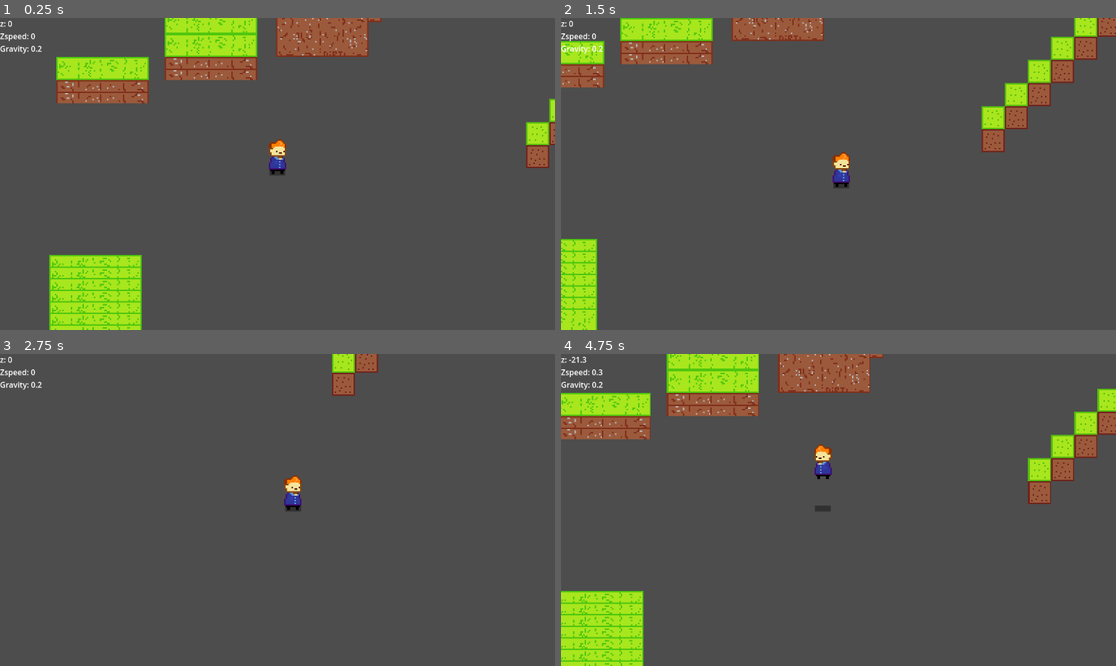
Above: before the commit, frames 1-4 (two rows, left to right).
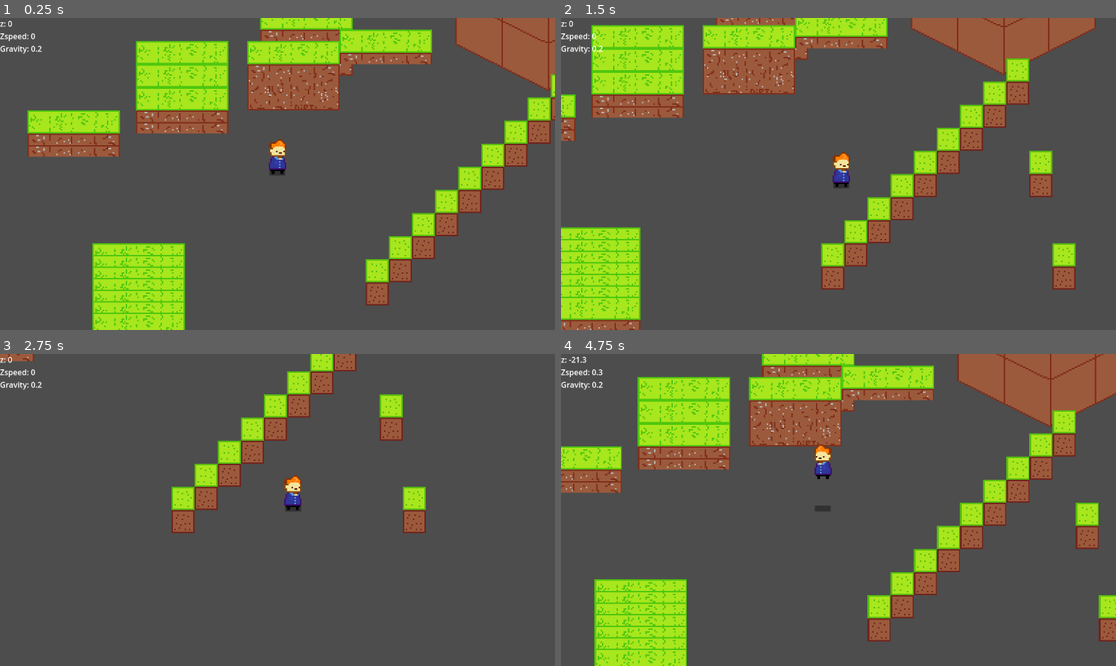
Above: after the commit, the same moments.

Repository: vitor-luis3301/Godot-Top-Down-Platformer
Game: Godot game, scene res://Scenes/main.tscn
Two runs of this game, one before a commit and one after it. Both use one fixed random seed, a clock stepped at 60 frames per second and the inputs below.
Inputs:
- Up to frame 1 (0.25 s): no input
- Up to frame 2 (1.5 s): tap Enter (ui_accept) at 0.5, 0.77 s; hold Right (ui_right) 0.53-1.28 s; hold Down (ui_down) from 1.28 s (still down)
- Up to frame 3 (2.75 s): tap Enter (ui_accept) at 1.52 s; release Down (ui_down) at 2.03 s; hold Right (ui_right) from 2.03 s (still down)
- Up to frame 4 (4.75 s): release Right (ui_right) at 2.78 s; hold Up (ui_up) 2.78-3.53 s; tap Enter (ui_accept) at 3.02, 3.77, 4.52 s; hold Left (ui_left) from 3.53 s (still down)

The runs differ from the first frame. In frame 1, 31% of the frame differs, in the area x 4-100%, y 0-100%; in frame 2, 28%; in frame 3, 6.4%; in frame 4, 34%, in the area x 0-100%, y 0-100%.

Commit message:
Update main.tscn
Added an Isometric cube for testing purposes

Diff:
--- a/Scenes/main.tscn
+++ b/Scenes/main.tscn
@@ -1,10 +1,11 @@
-[gd_scene load_steps=9 format=3 uid="uid://cyhc1kiao3mjr"]
+[gd_scene load_steps=10 format=3 uid="uid://cyhc1kiao3mjr"]
 
 [ext_resource type="Script" path="res://Scenes/main.gd" id="1_2dq2h"]
 [ext_resource type="Texture2D" uid="uid://dptbtphq6xwh4" path="res://Assets/terra.png" id="4_0axir"]
 [ext_resource type="Script" path="res://Objects/block/block.gd" id="4_ro3km"]
 [ext_resource type="PackedScene" uid="uid://xd3glgotcs1i" path="res://Objects/block/block.tscn" id="5_lkt3j"]
 [ext_resource type="PackedScene" uid="uid://u6csv0racqmt" path="res://Objects/player/player.tscn" id="5_w2g7d"]
+[ext_resource type="Texture2D" uid="uid://ck7jspj3m3u7g" path="res://Assets/iso_block.png" id="6_ernap"]
 
 [sub_resource type="RectangleShape2D" id="RectangleShape2D_5lv1q"]
 size = Vector2(64, 16)
@@ -20,7 +21,7 @@
 script = ExtResource("1_2dq2h")
 
 [node name="StaticBody2D25" type="StaticBody2D" parent="." groups=["Blocks"]]
-position = Vector2(277, 35)
+position = Vector2(257, 72)
 script = ExtResource("4_ro3km")
 height = -40.0
 
@@ -33,7 +34,7 @@
 shape = SubResource("RectangleShape2D_5lv1q")
 
 [node name="StaticBody2D6" type="StaticBody2D" parent="." groups=["Blocks"]]
-position = Vector2(268, 51)
+position = Vector2(248, 88)
 script = ExtResource("4_ro3km")
 height = -32.0
 
@@ -46,7 +47,7 @@
 shape = SubResource("RectangleShape2D_5lv1q")
 
 [node name="StaticBody2D5" type="StaticBody2D" parent="." groups=["Blocks"]]
-position = Vector2(191, 83)
+position = Vector2(171, 120)
 script = ExtResource("4_ro3km")
 z = -16
 
@@ -74,7 +75,7 @@
 shape = SubResource("RectangleShape2D_mon2y")
 
 [node name="StaticBody2D3" type="StaticBody2D" parent="." groups=["Blocks"]]
-position = Vector2(116, 83)
+position = Vector2(96, 120)
 script = ExtResource("4_ro3km")
 
 [node name="Sprite2D" type="Sprite2D" parent="StaticBody2D3"]
@@ -94,49 +95,49 @@
 position = Vector2(237, 144)
 
 [node name="StaticBody2D" parent="." instance=ExtResource("5_lkt3j")]
-position = Vector2(417, 140)
+position = Vector2(306, 235)
 
 [node name="StaticBody2D2" parent="." instance=ExtResource("5_lkt3j")]
-position = Vector2(433, 140)
+position = Vector2(322, 235)
 z = -16
 
 [node name="StaticBody2D4" parent="." instance=ExtResource("5_lkt3j")]
-position = Vector2(449, 140)
+position = Vector2(338, 235)
 z = -32
 
 [node name="StaticBody2D7" parent="." instance=ExtResource("5_lkt3j")]
-position = Vector2(465, 140)
+position = Vector2(354, 235)
 z = -48
 
 [node name="StaticBody2D8" parent="." instance=ExtResource("5_lkt3j")]
-position = Vector2(481, 140)
+position = Vector2(370, 235)
 z = -64
 
 [node name="StaticBody2D9" parent="." instance=ExtResource("5_lkt3j")]
-position = Vector2(497, 140)
+position = Vector2(386, 235)
 z = -80
 
 [node name="StaticBody2D10" parent="." instance=ExtResource("5_lkt3j")]
-position = Vector2(513, 140)
+position = Vector2(402, 235)
 z = -96
 
 [node name="StaticBody2D11" parent="." instance=ExtResource("5_lkt3j")]
-position = Vector2(529, 140)
+position = Vector2(418, 235)
 z = -112
 
 [node name="StaticBody2D12" parent="." instance=ExtResource("5_lkt3j")]
-position = Vector2(545, 140)
+position = Vector2(434, 235)
 z = -128
 
 [node name="StaticBody2D13" parent="." instance=ExtResource("5_lkt3j")]
-position = Vector2(561, 140)
+position = Vector2(450, 235)
 z = -64
 
 [node name="StaticBody2D14" parent="." instance=ExtResource("5_lkt3j")]
-position = Vector2(577, 140)
+position = Vector2(466, 235)
 
 [node name="StaticBody2D15" type="StaticBody2D" parent="." groups=["Blocks"]]
-position = Vector2(111, 224)
+position = Vector2(141, 216)
 script = ExtResource("4_ro3km")
 height = -8.0
 
@@ -150,7 +151,7 @@
 shape = SubResource("RectangleShape2D_r306l")
 
 [node name="StaticBody2D16" type="StaticBody2D" parent="." groups=["Blocks"]]
-position = Vector2(111, 240)
+position = Vector2(141, 232)
 script = ExtResource("4_ro3km")
 z = -8
 height = -8.0
@@ -165,7 +166,7 @@
 shape = SubResource("RectangleShape2D_r306l")
 
 [node name="StaticBody2D17" type="StaticBody2D" parent="." groups=["Blocks"]]
-position = Vector2(111, 256)
+position = Vector2(141, 248)
 script = ExtResource("4_ro3km")
 z = -16
 height = -8.0
@@ -180,7 +181,7 @@
 shape = SubResource("RectangleShape2D_r306l")
 
 [node name="StaticBody2D18" type="StaticBody2D" parent="." groups=["Blocks"]]
-position = Vector2(111, 272)
+position = Vector2(141, 264)
 script = ExtResource("4_ro3km")
 z = -24
 height = -8.0
@@ -195,7 +196,7 @@
 shape = SubResource("RectangleShape2D_r306l")
 
 [node name="StaticBody2D19" type="StaticBody2D" parent="." groups=["Blocks"]]
-position = Vector2(111, 288)
+position = Vector2(141, 280)
 script = ExtResource("4_ro3km")
 z = -32
 height = -8.0
@@ -210,7 +211,7 @@
 shape = SubResource("RectangleShape2D_r306l")
 
 [node name="StaticBody2D20" type="StaticBody2D" parent="." groups=["Blocks"]]
-position = Vector2(111, 304)
+position = Vector2(141, 296)
 script = ExtResource("4_ro3km")
 z = -40
 height = -8.0
@@ -225,7 +226,7 @@
 shape = SubResource("RectangleShape2D_r306l")
 
 [node name="StaticBody2D21" type="StaticBody2D" parent="." groups=["Blocks"]]
-position = Vector2(111, 320)
+position = Vector2(141, 312)
 script = ExtResource("4_ro3km")
 z = -48
 height = -8.0
@@ -240,7 +241,7 @@
 shape = SubResource("RectangleShape2D_r306l")
 
 [node name="StaticBody2D22" type="StaticBody2D" parent="." groups=["Blocks"]]
-position = Vector2(-20, 224)
+position = Vector2(10, 216)
 script = ExtResource("4_ro3km")
 height = -8.0
 
@@ -254,7 +255,7 @@
 shape = SubResource("RectangleShape2D_r306l")
 
 [node name="StaticBody2D23" type="StaticBody2D" parent="." groups=["Blocks"]]
-position = Vector2(-20, 240)
+position = Vector2(10, 232)
 script = ExtResource("4_ro3km")
 height = -8.0
 
@@ -268,7 +269,7 @@
 shape = SubResource("RectangleShape2D_r306l")
 
 [node name="StaticBody2D24" type="StaticBody2D" parent="." groups=["Blocks"]]
-position = Vector2(332, 63)
+position = Vector2(312, 100)
 script = ExtResource("4_ro3km")
 z = -32
 height = -8.0
@@ -281,3 +282,14 @@
 [node name="CollisionShape2D" type="CollisionShape2D" parent="StaticBody2D24"]
 position = Vector2(0, -8)
 shape = SubResource("RectangleShape2D_r306l")
+
+[node name="StaticBody2D26" type="StaticBody2D" parent="." groups=["Blocks"]]
+position = Vector2(424, 22)
+script = ExtResource("4_ro3km")
+height = -64.0
+
+[node name="Sprite2D" type="Sprite2D" parent="StaticBody2D26"]
+texture = ExtResource("6_ernap")
+
+[node name="CollisionPolygon2D" type="CollisionPolygon2D" parent="StaticBody2D26"]
+polygon = PackedVector2Array(-64, 32, 0, 64, 63, 32, 0, 0)
